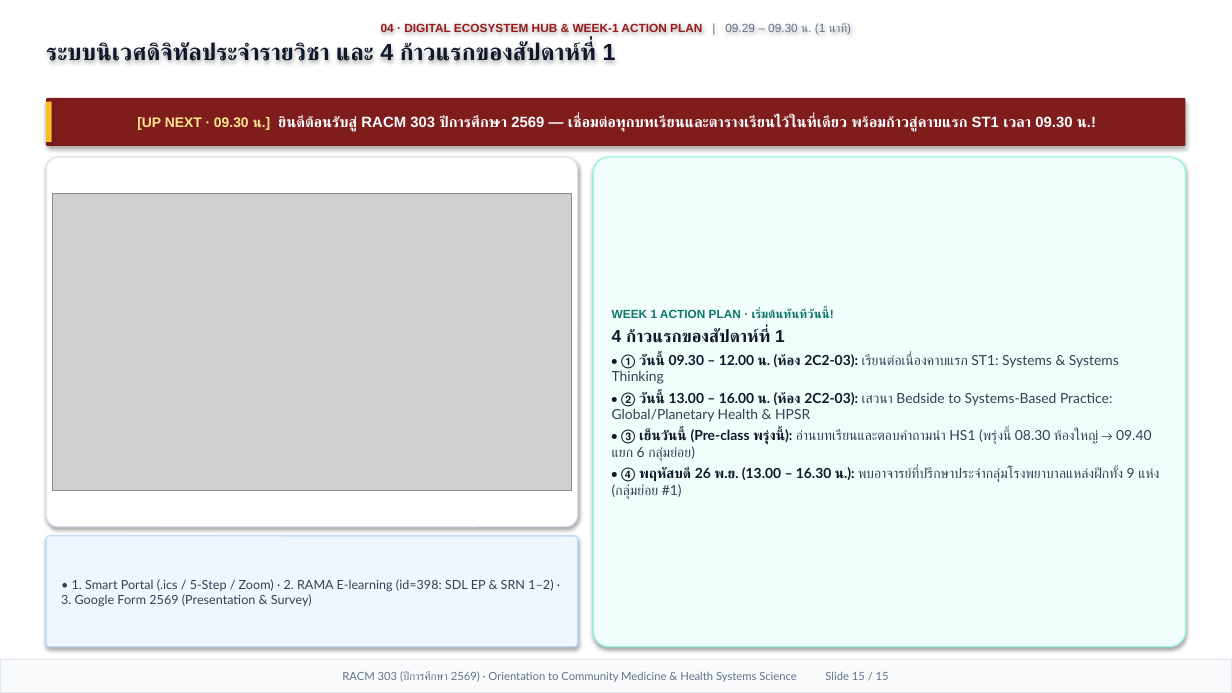
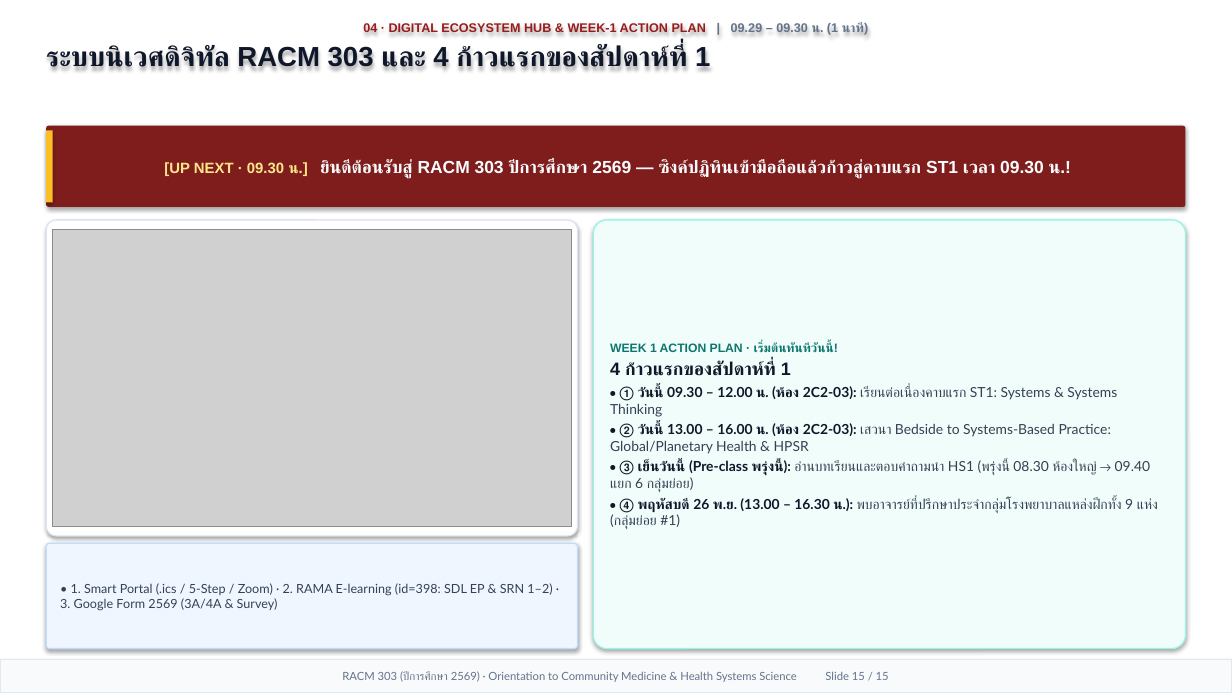
Before and after one commit to smartwoo/racm303-2569-faculty-member, a slide deck: slide 15 of exports/pptx/RACM303_2569_Orientation_Slides.pptx. Drawn at 1232x693 pixels with LibreOffice and Linux fonts; fonts in the diff are those of the drawing; grey boxes stand for pictures. Boxes give left, top, right and bottom in pixels: in the first picture for what was removed or moved away, otherwise in the second. Text is boxed around its words. In the diff, an @@ line names an element or a change of style, - is before the commit and + after.

Commit message:
feat(orientation): Apple Keynote 1/3 header + 2/3 Bento deck, HD original HSS figures with citations, and 6-form-factor responsive design

```diff
--- a/exports/pptx/RACM303_2569_Orientation_Slides.pptx
+++ b/exports/pptx/RACM303_2569_Orientation_Slides.pptx
@@ text at (x1=363, y1=23, x2=869, y2=35): size 9.2 to 9.8 pt in "04 · DIGITAL ECOSYSTEM HUB & WEEK-1 ..."; bold on in "| 09.29 – 09.30 น. (1 นาที)"; more space between paragraphs @@
@@ text at (x1=46, y1=45, x2=710, y2=72): text changed; size 18.2 to 21.5 pt @@
-ระบบนิเวศดิจิทัลประจำรายวิชา และ 4 ก้าวแรกของสัปดาห์ที่ 1
+ระบบนิเวศดิจิทัล RACM 303 และ 4 ก้าวแรกของสัปดาห์ที่ 1
@@ rounded rectangle "[UP NEXT · 09.30 น.] ..." resized from (x1=46, y1=98, x2=1186, y2=146) to (x1=46, y1=126, x2=1186, y2=207) @@
@@ rectangle resized from (x1=46, y1=102, x2=52, y2=142) to (x1=46, y1=130, x2=53, y2=202) @@
@@ text in rounded rectangle at (x1=164, y1=160, x2=1071, y2=179): text changed; size 11.6 to 13.6 pt @@
-[UP NEXT · 09.30 น.] ยินดีต้อนรับสู่ RACM 303 ปีการศึกษา 2569 — เชื่อมต่อทุกบทเรียนและตารางเรียนไว้ในที่เดียว พร้อมก้าวสู่คาบแรก ST1 เวลา 09.30 น.!
+[UP NEXT · 09.30 น.] ยินดีต้อนรับสู่ RACM 303 ปีการศึกษา 2569 — ซิงค์ปฏิทินเข้ามือถือแล้วก้าวสู่คาบแรก ST1 เวลา 09.30 น.!
@@ rounded rectangle resized from (x1=46, y1=157, x2=578, y2=527) to (x1=46, y1=220, x2=578, y2=536) @@
@@ picture moved from (x1=53, y1=193, x2=571, y2=491) to (x1=53, y1=229, x2=571, y2=527) @@
@@ rounded rectangle "WEEK 1 ACTION PLAN · ..." resized from (x1=593, y1=157, x2=1186, y2=647) to (x1=593, y1=220, x2=1186, y2=649) @@
@@ rounded rectangle "WEEK 1 ACTION PLAN · ..." at (x1=593, y1=220, x2=1186, y2=649): size 9.2 to 9.5 pt in "WEEK 1 ACTION PLAN · เริ่มต้นทันทีวันนี้!"; size 13.5 to 14 pt in "4 ก้าวแรกของสัปดาห์ที่ 1"; less space between paragraphs @@
@@ rounded rectangle "• 1. Smart Portal (.ics ..." resized from (x1=46, y1=536, x2=578, y2=647) to (x1=46, y1=543, x2=578, y2=649) @@
@@ text in rounded rectangle at (x1=60, y1=583, x2=552, y2=611): text changed @@
-• 1. Smart Portal (.ics / 5-Step / Zoom) · 2. RAMA E-learning (id=398: SDL EP & SRN 1–2) · 3. Google Form 2569 (Presentation & Survey)
+• 1. Smart Portal (.ics / 5-Step / Zoom) · 2. RAMA E-learning (id=398: SDL EP & SRN 1–2) · 3. Google Form 2569 (3A/4A & Survey)
```
Also in this commit, not shown: 13 other slides changed, 1 slide added, 1 slide removed, 6 other files.
